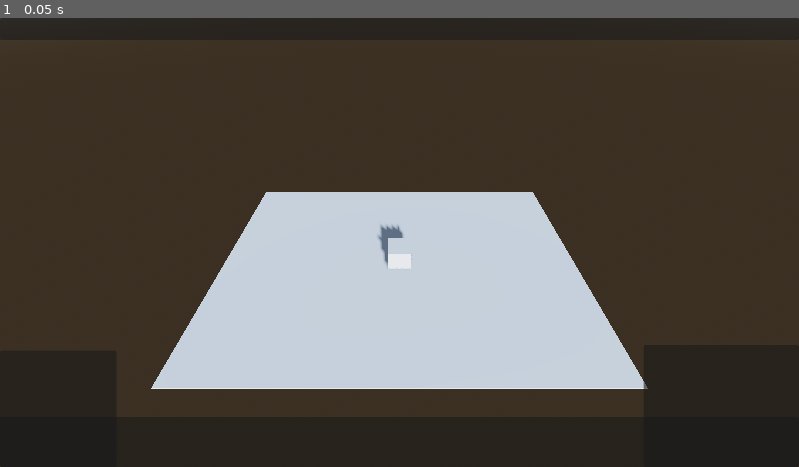
Above: before the commit, frame 1.
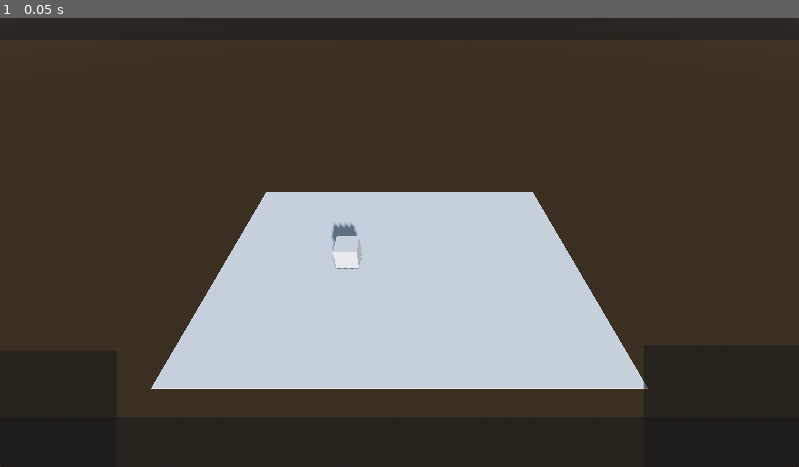
Above: after the commit, the same moment.

Repository: Marannnn/VeltraumRts
Game: Godot game, scene res://scenes/game.tscn
The game is run twice, just before and just after one commit, with the same random seed, the same clock (stepped at 60 frames per second) and the same inputs.
Inputs:
- Up to frame 1 (0.05 s): no input

The runs differ from the first frame. In frame 1, 0.4% of the frame differs, in the area x 41-52%, y 45-56%.
Error after the commit: Parse Error: Expected expression after "or" operator. (res://scripts/ui.gd:76)

Commit message:
Placing buildings - material change
try changing material when placing building

Diff:
--- a/project.godot
+++ b/project.godot
@@ -19,6 +19,7 @@
 
 buildings=""
 test=""
+prop=""
 
 [input]
 
--- a/scenes/game.tscn
+++ b/scenes/game.tscn
@@ -24,6 +24,10 @@
 [sub_resource type="BoxMesh" id="BoxMesh_shkq6"]
 
 [sub_resource type="BoxShape3D" id="BoxShape3D_18roa"]
+
+[sub_resource type="BoxMesh" id="BoxMesh_s7fav"]
+
+[sub_resource type="BoxShape3D" id="BoxShape3D_qeid6"]
 
 [node name="Game" type="Node3D"]
 
@@ -134,6 +138,7 @@
 
 [node name="Node3D" type="Node3D" parent="kosticky"]
 transform = Transform3D(1, 0, 0, 0, 1, 0, 0, 0, 1, 0, 0.499707, 0)
+visible = false
 
 [node name="MeshInstance3D" type="MeshInstance3D" parent="kosticky/Node3D"]
 mesh = SubResource("BoxMesh_shkq6")
@@ -145,4 +150,17 @@
 [node name="CollisionShape3D" type="CollisionShape3D" parent="kosticky/Node3D/MeshInstance3D/Area3D"]
 shape = SubResource("BoxShape3D_18roa")
 
+[node name="prop" type="Node3D" parent="kosticky"]
+
+[node name="MeshInstance3D" type="MeshInstance3D" parent="kosticky/prop"]
+transform = Transform3D(1, 0, 0, 0, 1, 0, 0, 0, 1, -2.30333, 0.589653, 0)
+mesh = SubResource("BoxMesh_s7fav")
+
+[node name="prop_Area3d" type="Area3D" parent="kosticky/prop/MeshInstance3D"]
+
+[node name="CollisionShape3D" type="CollisionShape3D" parent="kosticky/prop/MeshInstance3D/prop_Area3d"]
+shape = SubResource("BoxShape3D_qeid6")
+
 [connection signal="pressed" from="UI/Basic_UI/bot-right_panel/units/build-unit_panel/powerStation_button" to="UI" method="_on_power_station_button_pressed"]
+[connection signal="area_entered" from="kosticky/prop/MeshInstance3D/prop_Area3d" to="UI" method="_on_prop_area_3d_area_entered"]
+[connection signal="area_shape_entered" from="kosticky/prop/MeshInstance3D/prop_Area3d" to="UI" method="_on_area_3d_area_shape_entered"]
--- a/scripts/ui.gd
+++ b/scripts/ui.gd
@@ -68,8 +68,13 @@
 			#Select building
 
 
-
-
 func _physics_process(delta: float) -> void:
 	if placing_building == true: # pokud se selektuje budova
 		selected_building.global_position = mouse_raycast().position # global pozice budovy se da na raycast pozici mysi
+
+func place_building() -> void:
+	if
+	placing_building = false #budova se da na lokaci mysi
+
+
+func _on_prop_area_3d_area_entered(area: Area3D) -> void:
Not shown: 1 places in scenes/game.tscn that only renumber resources
